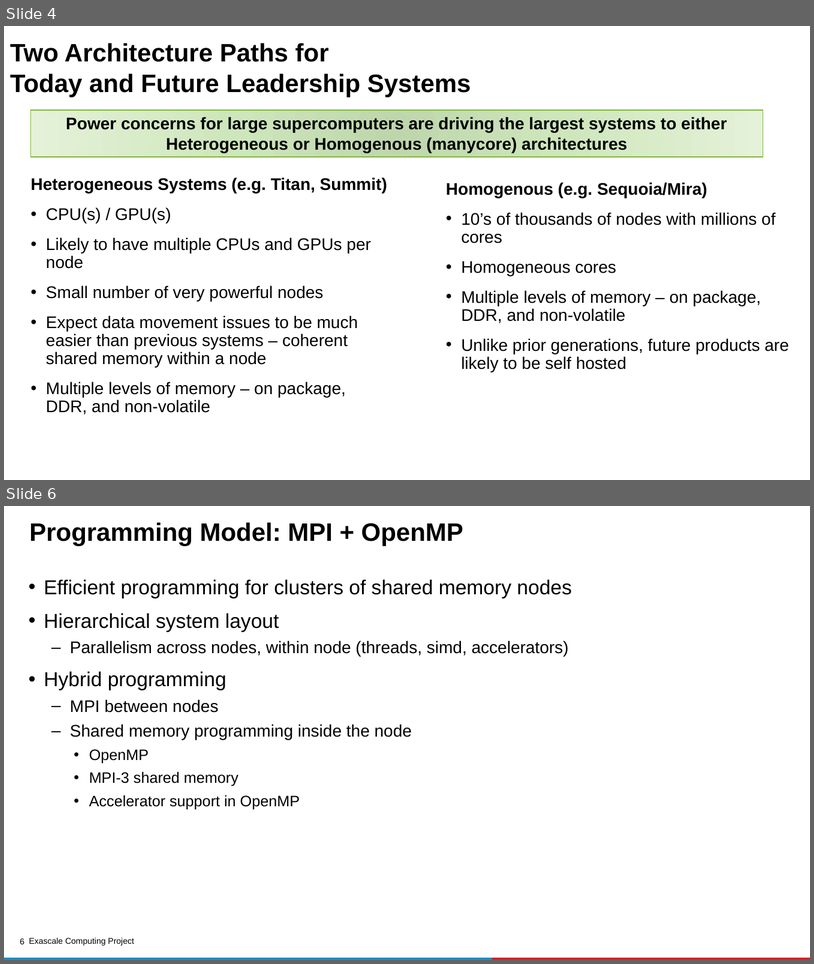
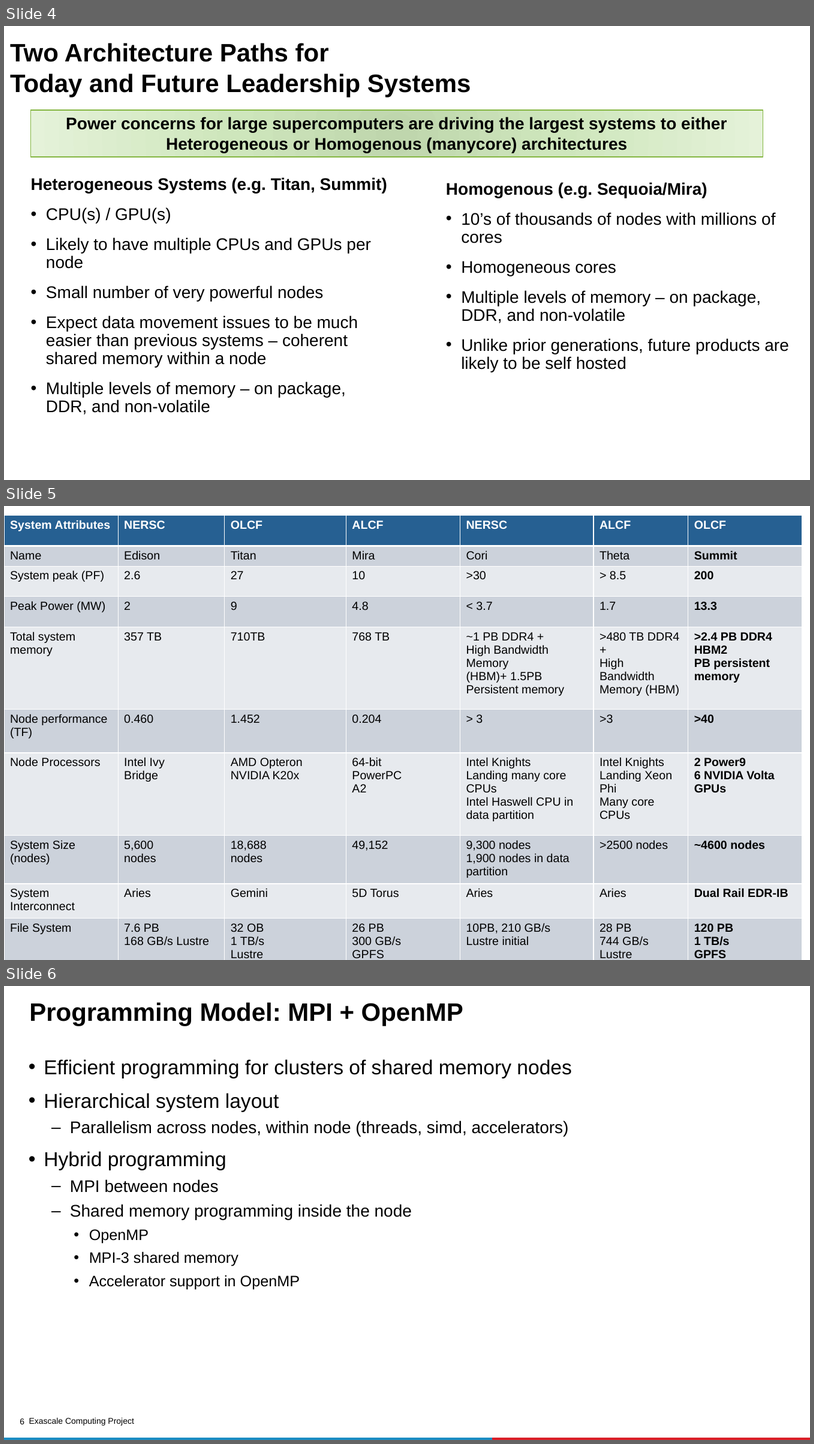
Before and after one commit to kongm/ecp-openmp-material, a slide deck: MPI-OpenMP-tutorial.pptx. Shown one above the other, each under a label of ours: slides 4 and 6 before the commit, slides 4, 5 and 6 after it; the slides between them are not shown. The pictures are 814x964 and 814x1444 pixels, drawn with LibreOffice and Linux fonts; fonts in the diff are those of the drawing; background and template pictures are left out. Boxes give left, top, right and bottom in pixels: in the first picture for what was removed or moved away, otherwise in the second. Text is boxed around its words. In the diff, an @@ line names an element or a change of style, - is before the commit and + after.

```diff
--- a/MPI-OpenMP-tutorial.pptx
+++ b/MPI-OpenMP-tutorial.pptx
@@ slide 5 added at bbox=[4, 506, 810, 960], background #FFFFFF @@
@@ table added at bbox=[4, 516, 803, 960], 10 rows, 7 columns @@
+System Attributes | NERSC | OLCF | ALCF | NERSC | ALCF | OLCF
+Name | Edison | Titan | Mira | Cori | Theta | Summit
+System peak (PF) | 2.6 | 27 | 10 | >30 | > 8.5 | 200
+Peak Power (MW) | 2 | 9 | 4.8 | < 3.7 | 1.7 | 13.3
+Total system memory | 357 TB | 710TB | 768 TB | ~1 PB DDR4 + / High Bandwidth Memory / (HBM)+ 1.5PB / Persistent memory | >480 TB DDR4 + / High Bandwidth Memory (HBM) | >2.4 PB DDR4 / HBM2 / PB persistent memory
+Node performance (TF) | 0.460 | 1.452 | 0.204 | > 3 | >3 | >40
+Node Processors | Intel Ivy / Bridge | AMD Opteron / NVIDIA K20x | 64-bit / PowerPC / A2 | Intel Knights / Landing many core CPUs / Intel Haswell CPU in data partition | Intel Knights Landing Xeon Phi / Many core CPUs | 2 Power9 / 6 NVIDIA Volta GPUs
+System Size (nodes) | 5,600 / nodes | 18,688 / nodes | 49,152 | 9,300 nodes / 1,900 nodes in data partition | >2500 nodes | ~4600 nodes
+System Interconnect | Aries | Gemini | 5D Torus | Aries | Aries | Dual Rail EDR-IB
+File System | 7.6 PB / 168 GB/s Lustre | 32 OB / 1 TB/s / Lustre | 26 PB / 300 GB/s / GPFS | 10PB, 210 GB/s / Lustre initial | 28 PB / 744 GB/s / Lustre | 120 PB / 1 TB/s / GPFS
```
Also in this commit, not shown: 4 slides changed, 15 slides removed.
